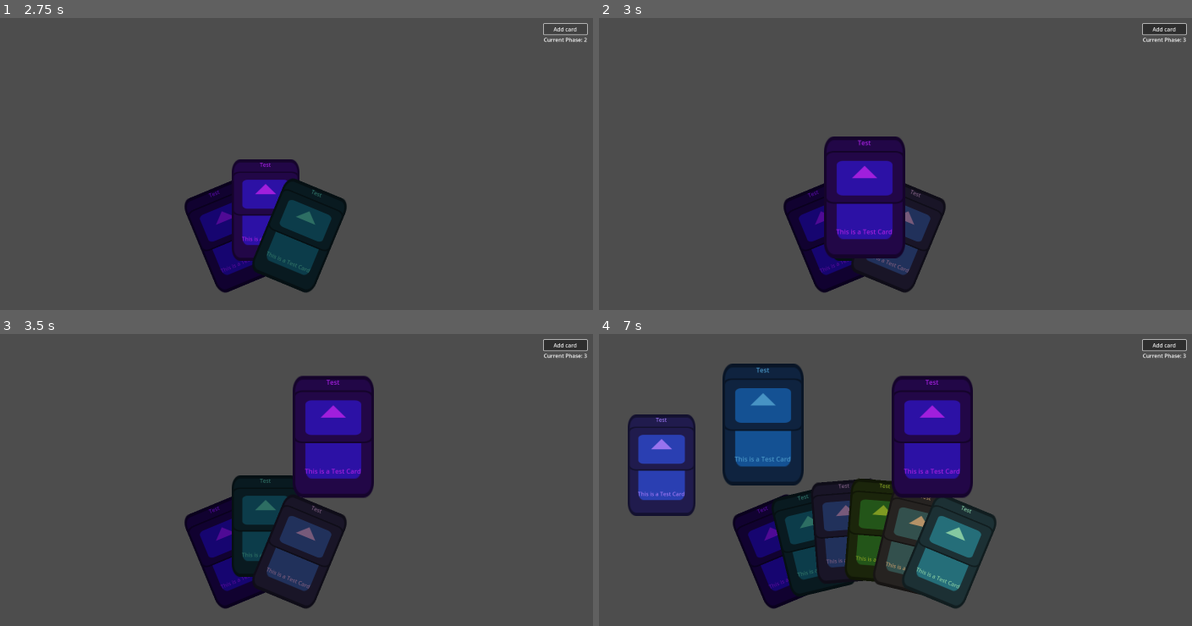
Above: before the commit, frames 1-4 (two rows, left to right).
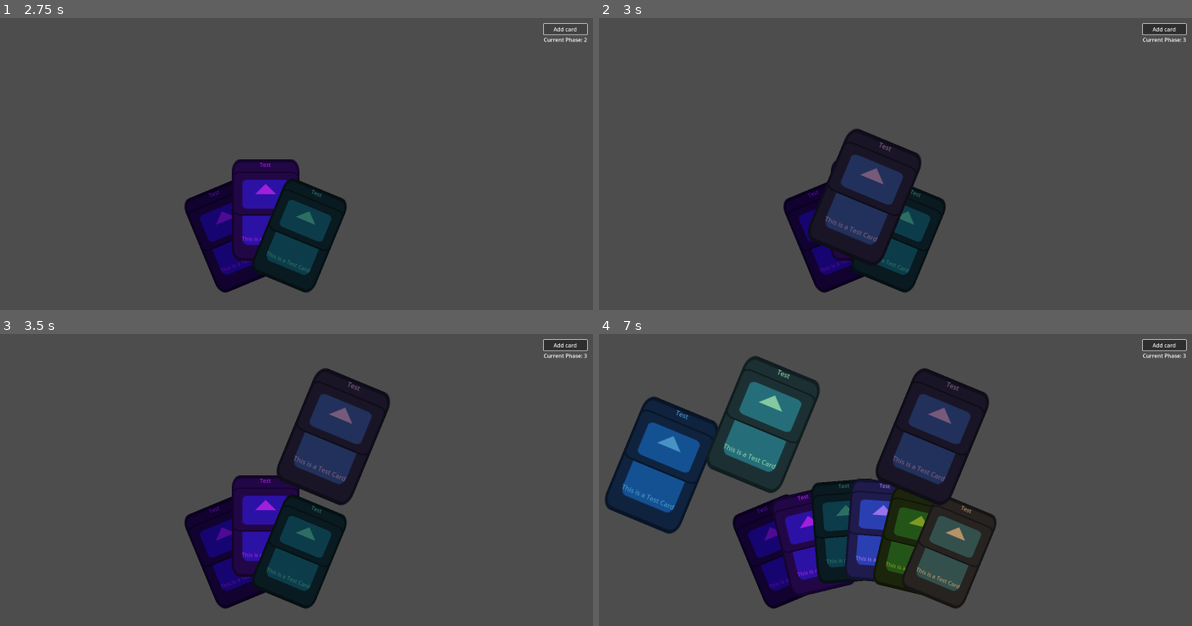
Above: after the commit, the same moments.

Repository: team-fow/hackathon
Game: Godot game, scene res://scenes/game/game.tscn
The game is run twice, just before and just after one commit, with the same random seed, the same clock (stepped at 60 frames per second) and the same inputs. The engine's default icon, where the game draws it, is replaced by a stand-in: a white triangle on a blue panel in a dark square.
Inputs (mouse positions are in pixels of both pictures, inside the frame that each line leads up to):
- Up to frame 1 (2.75 s): click "Add card" at 0.5 s; click "Add card" at 1.25 s; click "Add card" at 2 s
- Up to frame 2 (3 s): tap Enter at 2.75 s; drag from (830, 234) to (931, 120) at 2.77 s
- Up to frame 3 (3.5 s): no input
- Up to frame 4 (7 s): tap Space at 3.5, 5, 6.5 s; drag from (931, 436) to (830, 608) at 3.52 s; tap Enter at 4.25, 5.75 s; move the mouse to (848, 535) at 4.27 s; press the mouse at (848, 535) at 4.28 s; release the mouse at (848, 535) at 5 s; drag from (883, 535) to (664, 465) at 5.02 s; drag from (664, 465) to (895, 526) at 5.77 s; drag from (883, 532) to (765, 424) at 6.52 s

Frame 1 is identical in both runs. In frame 2, 5.9% of the frame differs, in the area x 35-55%, y 37-88%; in frame 3, 8.2%; in frame 4, 22%, in the area x 0-66%, y 7-90%.

Commit message:
hand tweening OKKKK im going to bed now

Diff:
--- a/scenes/card_list/hand.gd
+++ b/scenes/card_list/hand.gd
@@ -5,6 +5,7 @@
 const MAX_FAN_ROTATION: float = PI / 8 ## Maximum rotation for fanning.
 const MAX_FAN_OFFSET: float = Card.SIZE.y / 4 ## Maximum vertical offset for fanning.
 const HOVERED_CARD_SCALE := Vector2(1.2, 1.2) ## Scaling applied to the currently hovered card.
+const TWEEN_DURATION: float = 0.1 ## Duration of tweening effects.
 
 var held_card: Card ## The card currently being dragged out of the hand.
 var held_card_idx: int ## The previous index of [member held_card] in the list.
@@ -46,21 +47,28 @@
 	var left: float = -width / 2.0
 
 	if cards.size() == 1: # displaying single card
-		cards[0].position.x = 0
-		cards[0].position.y = MAX_FAN_OFFSET
-		cards[0].rotation = 0
+		_tween_card(cards[0], Vector2(0, MAX_FAN_OFFSET), 0)
 
 	elif cards.size() > 1: # fanning multiple cards
 		var half_count: float = (cards.size() - 1) / 2.0
 		for i: int in cards.size():
 			var percent: float = (i - half_count) / half_count
-			cards[i].position.x = left + CARD_SEPARATION * i
-			cards[i].position.y = abs(percent) * MAX_FAN_OFFSET
-			cards[i].rotation = percent * MAX_FAN_ROTATION
+			_tween_card(
+				cards[i],
+				Vector2(left + CARD_SEPARATION * i, abs(percent) * MAX_FAN_OFFSET),
+				percent * MAX_FAN_ROTATION
+			)
 
 	# resizing drop area
 	drop_area.position.x = left - CARD_SEPARATION
 	drop_area.size.x = width + CARD_SEPARATION * 2
+
+
+# Smoothly animates positioning and rotating a card.
+func _tween_card(card: Card, pos: Vector2, rot: float) -> void:
+	var tween: Tween = get_tree().create_tween().set_parallel().set_trans(Tween.TRANS_CUBIC)
+	tween.tween_property(card, "position", pos, TWEEN_DURATION)
+	tween.tween_property(card, "rotation", rot, TWEEN_DURATION)
 
 
 func _on_card_moused(card: Card, mouse_inside: bool) -> void:
